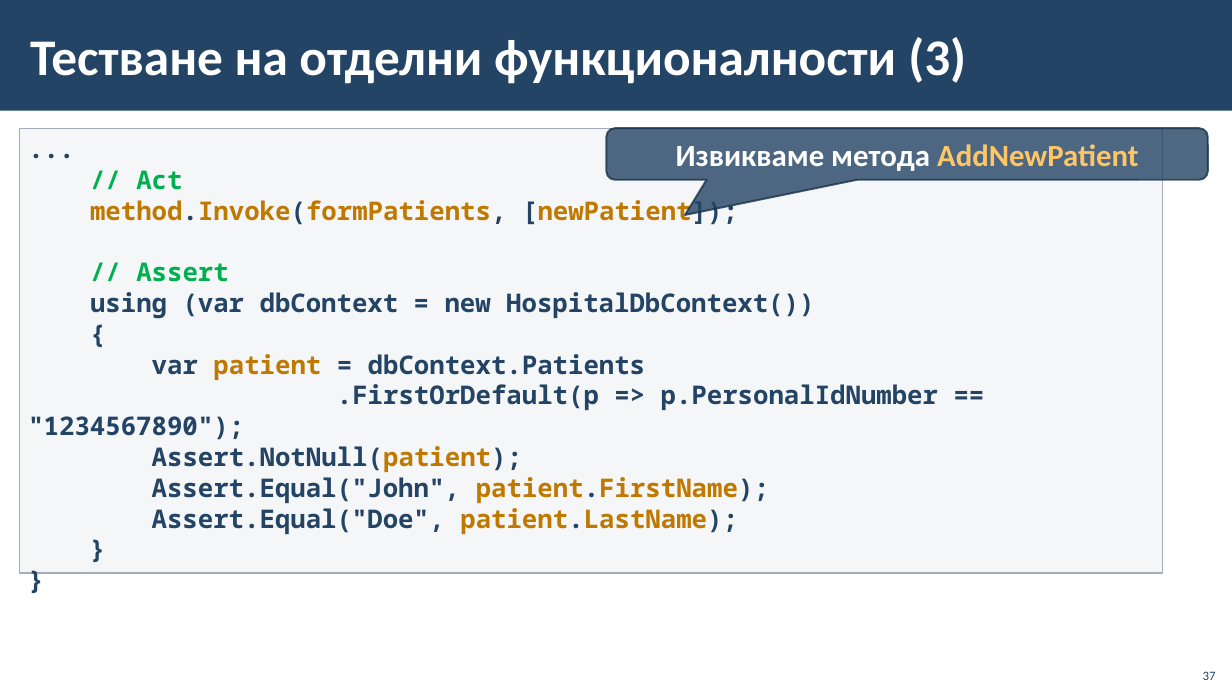
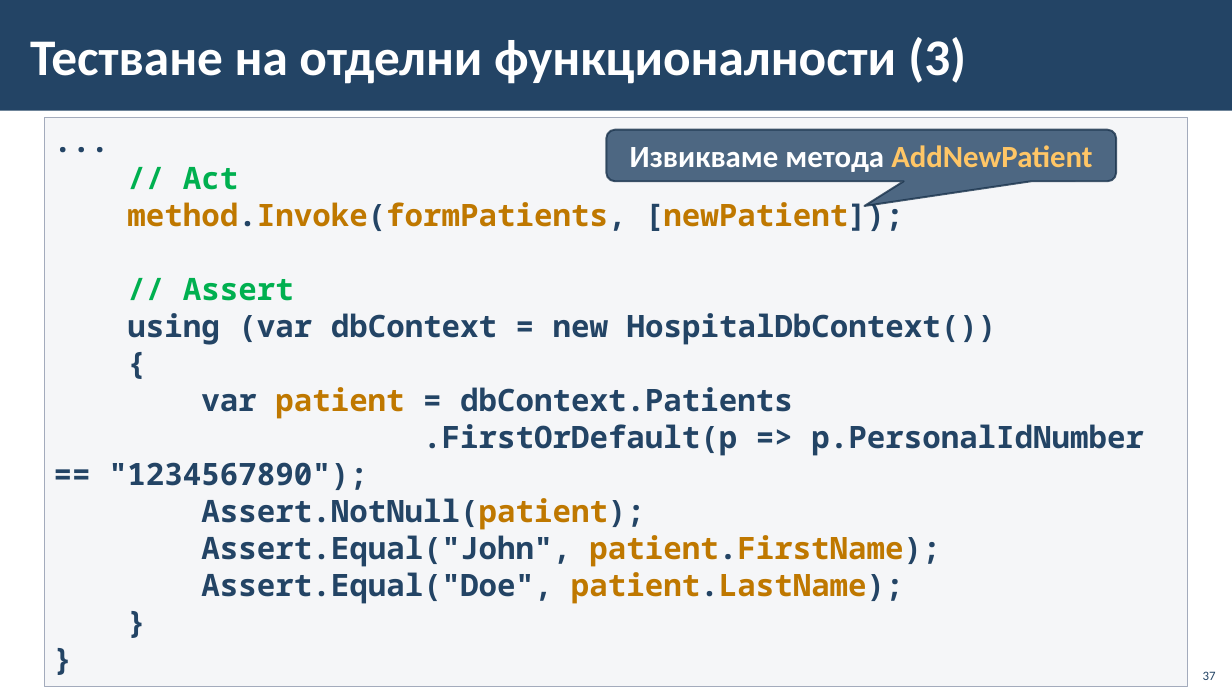
Before and after one commit to BG-IT-Edu/School-Programming, a slide deck: slide 37 of Courses/Software-Sciences/Module-4-Information-Systems-New/13-Information-System-Testing/13-Information-System-Testing.pptx. Drawn at 1232x693 pixels with LibreOffice and Linux fonts; fonts in the diff are those of the drawing; background and template pictures are left out. Boxes give left, top, right and bottom in pixels: in the first picture for what was removed or moved away, otherwise in the second. Text is boxed around its words. In the diff, an @@ line names an element or a change of style, - is before the commit and + after.

```diff
--- a/Courses/Software-Sciences/Module-4-Information-Systems-New/13-Information-System-Testing/13-Information-System-Testing.pptx
+++ b/Courses/Software-Sciences/Module-4-Information-Systems-New/13-Information-System-Testing/13-Information-System-Testing.pptx
@@ rectangle "...": place and size @@
-rectangle "..." at bbox=[19, 128, 1163, 573]
+rectangle "..." at bbox=[44, 117, 1188, 687]
@@ rectangle "..." at bbox=[44, 117, 1188, 687]: size 20 to 24 pt @@
@@ rounded speech box "Извикваме метода AddNewPatient": place and size @@
-rounded speech box "Извикваме метода AddNewPatient" at bbox=[606, 128, 1208, 180]
+rounded speech box "Извикваме метода AddNewPatient" at bbox=[606, 129, 1116, 181]
@@ rounded speech box "Извикваме метода AddNewPatient" at bbox=[606, 129, 1116, 181]: proportions changed @@
```
Also in this commit, not shown: 8 other slides changed.
